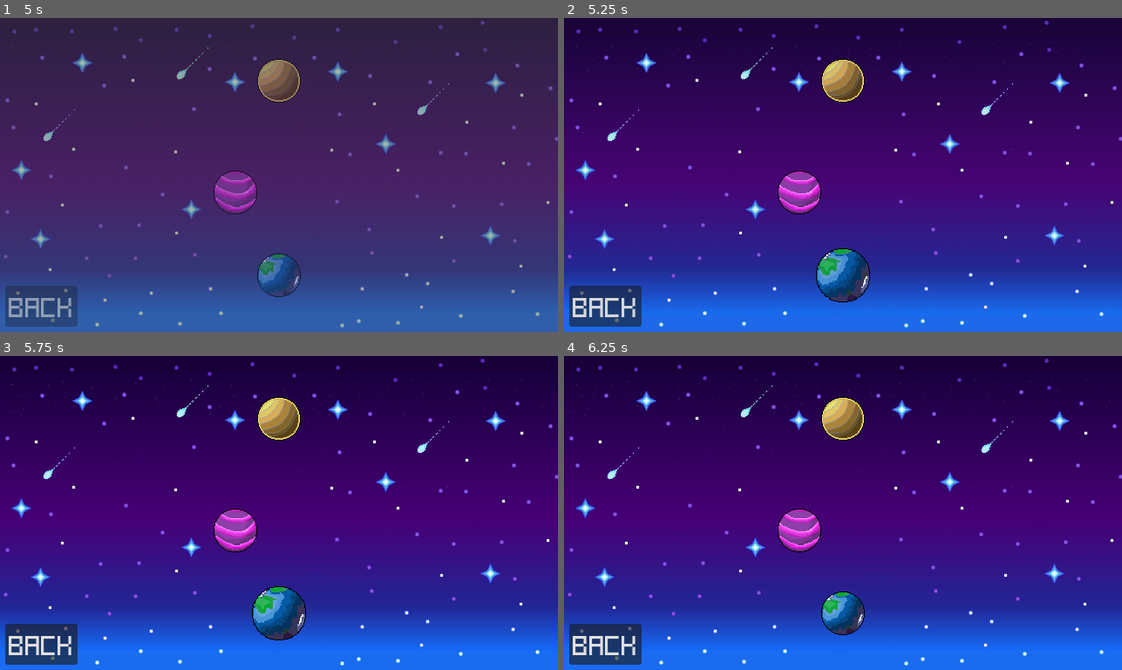
Above: before the commit, frames 1-4 (two rows, left to right).
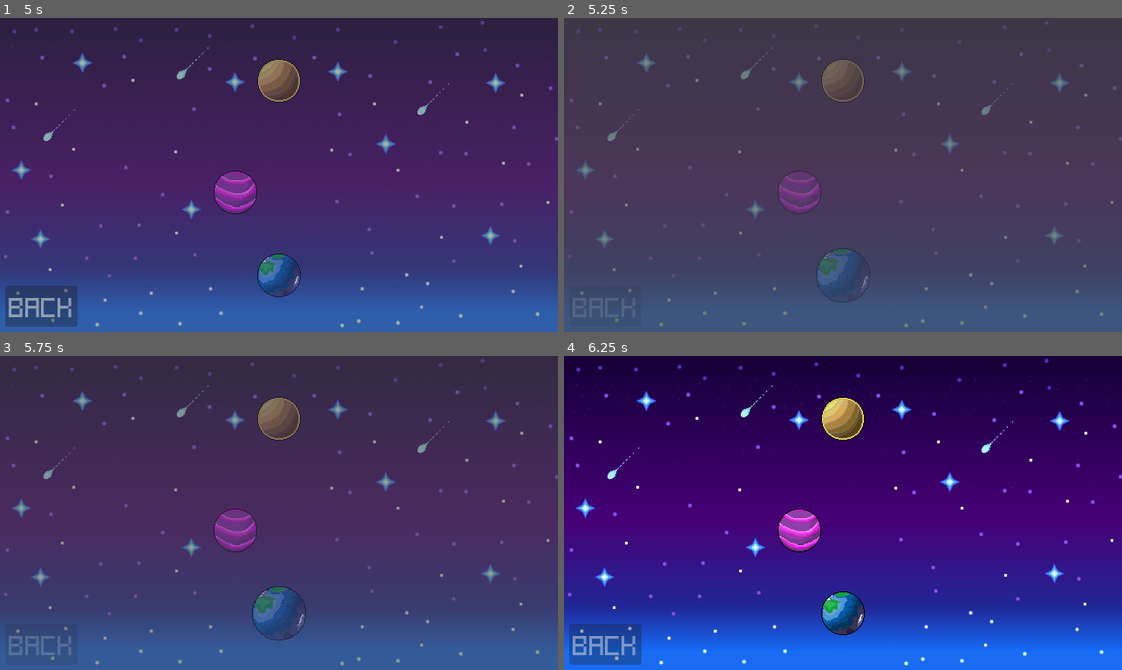
Above: after the commit, the same moments.

Repository: Hyper-Burner/GMTK-Game-Jam-2024
Game: Godot game, scene res://Menu_Scenes/planets.tscn
Same seed, same stepped clock (60 frames per second), same inputs: the game is played once before the commit and once after it. This scene is started directly instead of the project's main scene.
Inputs (mouse positions are in pixels of both pictures, inside the frame that each line leads up to):
- Up to frame 1 (5 s): click "Back" at 0.5 s; click "Settings" at 1.25 s; click "Audio: OFF" at 2 s; click "Audio: ON" at 2.75 s; click "Back" at 3.5 s; click "Start" at 4.25 s
- Up to frame 2 (5.25 s): click (843, 275) at 5 s
- Up to frame 3 (5.75 s): no input
- Up to frame 4 (6.25 s): move the mouse to (965, 497) at 5.77 s; press the mouse at (965, 497) at 5.78 s; hold D (right) from 5.78 s (still down)

Frame 1 is identical in both runs. In frame 2, 100% of the frame differs, in the area x 0-100%, y 0-100%; in frame 3, 100%; in frame 4, 1.7%.

Commit message:
Screen transition for planets

Diff:
--- /dev/null
+++ b/Menu_Scenes/camera.gd
@@ -0,0 +1,22 @@
+extends Camera2D
+
+func fade_to_black() -> void:
+	var screenNode = get_parent().get_node("Background")
+	var button_list = screenNode.get_children()
+	for but in button_list:
+		but.disabled = true
+	while screenNode.modulate.a > 0:
+		await get_tree().create_timer(0.01).timeout
+		screenNode.modulate.a -= 0.05
+
+func _on_planet_1_button_down() -> void:
+	fade_to_black()
+	# Link to Planet 1 Scene here
+
+func _on_planet_2_button_down() -> void:
+	fade_to_black()
+	# Link to Planet 2 Scene here
+
+func _on_planet_3_button_down() -> void:
+	fade_to_black()
+	# Link to Planet 3 Scene here
--- a/Menu_Scenes/planet_1.gd
+++ b/Menu_Scenes/planet.gd
@@ -5,12 +5,6 @@
 func _ready() -> void:
 	self_modulate.a = 0
 
-
-# Called every frame. 'delta' is the elapsed time since the previous frame.
-func _process(delta: float) -> void:
-	pass
-
-
 func _on_mouse_entered() -> void:
 	scale = Vector2(1.25, 1.25)
 
--- a/Menu_Scenes/planet_2.gd
+++ /dev/null
@@ -1,19 +0,0 @@
-extends Button
-
-
-# Called when the node enters the scene tree for the first time.
-func _ready() -> void:
-	self_modulate.a = 0
-
-
-# Called every frame. 'delta' is the elapsed time since the previous frame.
-func _process(delta: float) -> void:
-	pass
-
-
-func _on_mouse_entered() -> void:
-	scale = Vector2(1.25, 1.25)
-
-
-func _on_mouse_exited() -> void:
-	scale = Vector2(1, 1)
--- a/Menu_Scenes/planet_3.gd
+++ /dev/null
@@ -1,19 +0,0 @@
-extends Button
-
-
-# Called when the node enters the scene tree for the first time.
-func _ready() -> void:
-	self_modulate.a = 0
-
-
-# Called every frame. 'delta' is the elapsed time since the previous frame.
-func _process(delta: float) -> void:
-	pass
-
-
-func _on_mouse_entered() -> void:
-	scale = Vector2(1.25, 1.25)
-
-
-func _on_mouse_exited() -> void:
-	scale = Vector2(1, 1)
--- a/Menu_Scenes/planets.tscn
+++ b/Menu_Scenes/planets.tscn
@@ -1,15 +1,14 @@
-[gd_scene load_steps=11 format=3 uid="uid://b1smqaws00mlt"]
+[gd_scene load_steps=10 format=3 uid="uid://b1smqaws00mlt"]
 
 [ext_resource type="Texture2D" uid="uid://qorvn2r6tod" path="res://Menu_Scenes/Space.png" id="1_d7nhb"]
-[ext_resource type="Script" path="res://Menu_Scenes/planet_1.gd" id="1_jem8u"]
-[ext_resource type="Script" path="res://Menu_Scenes/planet_2.gd" id="2_j4f7t"]
+[ext_resource type="Script" path="res://Menu_Scenes/planet.gd" id="1_jem8u"]
 [ext_resource type="Script" path="res://Menu_Scenes/background.gd" id="2_rjxao"]
 [ext_resource type="FontFile" uid="uid://bed4hftcfp2ty" path="res://Fonts/Kenney Pixel Square.ttf" id="3_4b4ns"]
-[ext_resource type="Script" path="res://Menu_Scenes/planet_3.gd" id="3_33u3a"]
 [ext_resource type="Script" path="res://Menu_Scenes/back_button.gd" id="4_sot8i"]
 [ext_resource type="Texture2D" uid="uid://c0r3husbovyx5" path="res://Menu_Scenes/Planet_1.png" id="6_pyfae"]
 [ext_resource type="Texture2D" uid="uid://c3ilr8vmy7o8m" path="res://Menu_Scenes/Planet_2.png" id="8_wbrp3"]
 [ext_resource type="Texture2D" uid="uid://drqds0586fe7p" path="res://Menu_Scenes/Planet_3.png" id="10_aq5yx"]
+[ext_resource type="Script" path="res://Menu_Scenes/camera.gd" id="11_iu0um"]
 
 [node name="Planets" type="Control"]
 layout_mode = 3
@@ -48,7 +47,7 @@
 offset_right = -25.0
 offset_bottom = 45.0
 pivot_offset = Vector2(25, 25)
-script = ExtResource("2_j4f7t")
+script = ExtResource("1_jem8u")
 
 [node name="Planet2_Sprite" type="Sprite2D" parent="Background/Planet2"]
 position = Vector2(2.86102e-06, 8.22544e-06)
@@ -61,7 +60,7 @@
 offset_right = 25.0
 offset_bottom = -83.0
 pivot_offset = Vector2(25, 25)
-script = ExtResource("3_33u3a")
+script = ExtResource("1_jem8u")
 
 [node name="Planet3_Sprite" type="Sprite2D" parent="Background/Planet3"]
 position = Vector2(2.86102e-06, 8.22544e-06)
@@ -69,11 +68,18 @@
 centered = false
 
 [node name="Camera" type="Camera2D" parent="."]
+script = ExtResource("11_iu0um")
+
+[node name="AnimationPlayer" type="AnimationPlayer" parent="Camera"]
+root_node = NodePath("../..")
 
 [connection signal="button_down" from="Background/BackButton" to="Background/BackButton" method="_on_button_down"]
+[connection signal="button_down" from="Background/Planet1" to="Camera" method="_on_planet_1_button_down"]
 [connection signal="mouse_entered" from="Background/Planet1" to="Background/Planet1" method="_on_mouse_entered"]
 [connection signal="mouse_exited" from="Background/Planet1" to="Background/Planet1" method="_on_mouse_exited"]
+[connection signal="button_down" from="Background/Planet2" to="Camera" method="_on_planet_2_button_down"]
 [connection signal="mouse_entered" from="Background/Planet2" to="Background/Planet2" method="_on_mouse_entered"]
 [connection signal="mouse_exited" from="Background/Planet2" to="Background/Planet2" method="_on_mouse_exited"]
+[connection signal="button_down" from="Background/Planet3" to="Camera" method="_on_planet_3_button_down"]
 [connection signal="mouse_entered" from="Background/Planet3" to="Background/Planet3" method="_on_mouse_entered"]
 [connection signal="mouse_exited" from="Background/Planet3" to="Background/Planet3" method="_on_mouse_exited"]
--- a/project.godot
+++ b/project.godot
@@ -81,3 +81,5 @@
 [rendering]
 
 textures/canvas_textures/default_texture_filter=0
+renderer/rendering_method="gl_compatibility"
+renderer/rendering_method.mobile="gl_compatibility"
Not shown: 1 places in Planets/Planet1.tscn that only renumber resources
Not shown, changed: Planets/Planet2.tscn
Not shown, removed: mai477C.tmp
Not shown, removed: mai59A0.tmp
Not shown, removed: mai5E3E.tmp
Not shown, removed: mai7C2B.tmp
